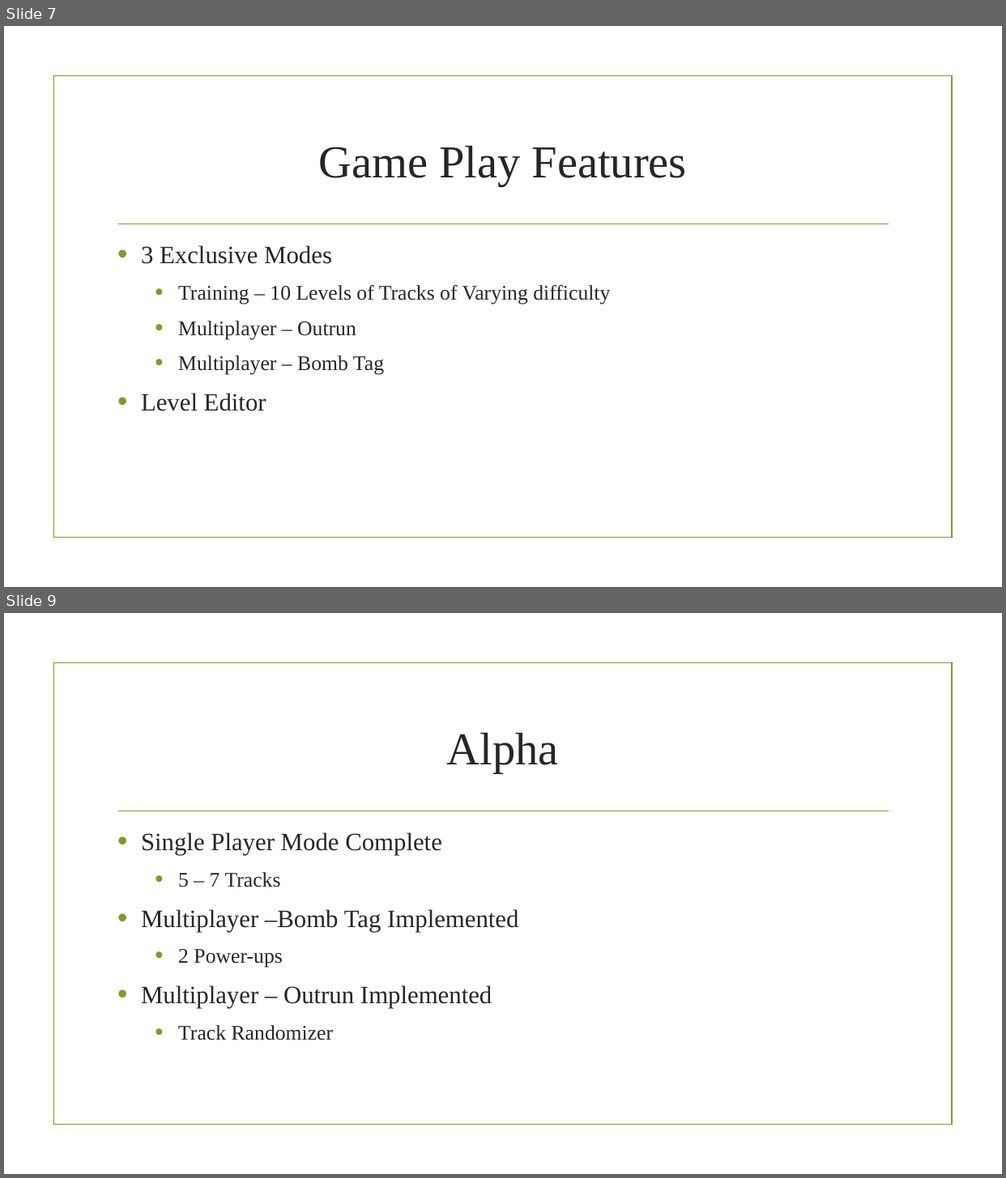
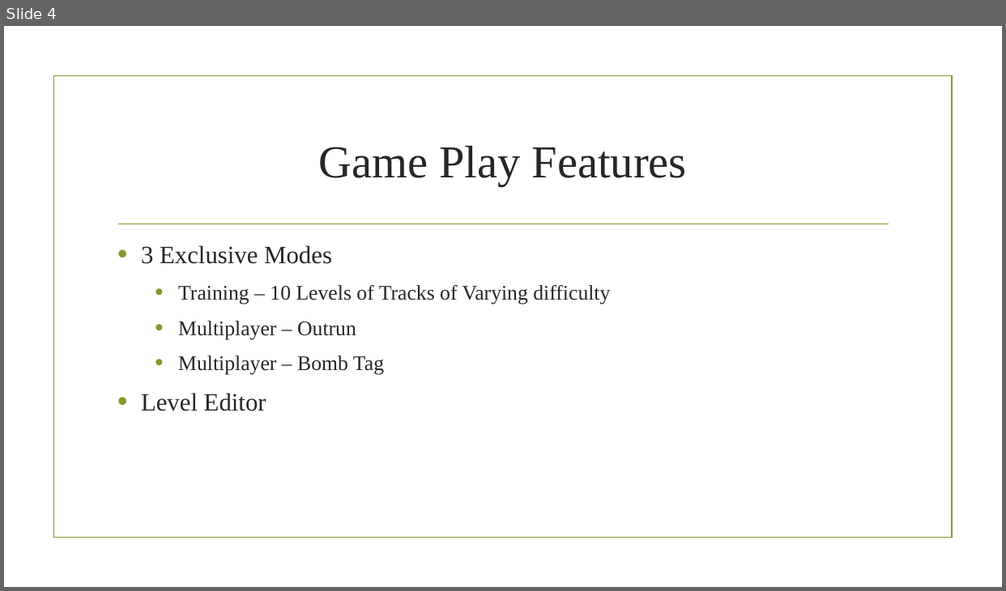
Before and after one commit to JoviTEJ/Awesome-Possum, a slide deck: Other/Awesome Possum_PreProd Presentation.pptx. Shown one above the other, each under a label of ours: slides 7 and 9 before the commit, slide 4 after it; the slides between them are not shown. The pictures are 1006x1178 and 1006x591 pixels, drawn with LibreOffice and Linux fonts; fonts in the diff are those of the drawing; background and template pictures are left out. Boxes give left, top, right and bottom in pixels: in the first picture for what was removed or moved away, otherwise in the second. Text is boxed around its words. In the diff, an @@ line names an element or a change of style, - is before the commit and + after.

```diff
--- a/Other/Awesome Possum_PreProd Presentation.pptx
+++ b/Other/Awesome Possum_PreProd Presentation.pptx
@@ slide 9 removed at [4, 613, 1002, 1174], background picture (left out); not listed: 2 template elements that a slide beside it also shows @@
@@ title removed at [447, 733, 559, 773] @@
-Alpha
@@ text removed at [141, 833, 518, 1041] @@
-• Single Player Mode Complete
-  • 5 – 7 Tracks
-• Multiplayer –Bomb Tag Implemented
-  • 2 Power-ups
-• Multiplayer – Outrun Implemented
-  • Track Randomizer
@@ what was slide 7 is now slide 4 @@
```
Also in this commit, not shown: 1 slide changed, 3 other slides removed.
